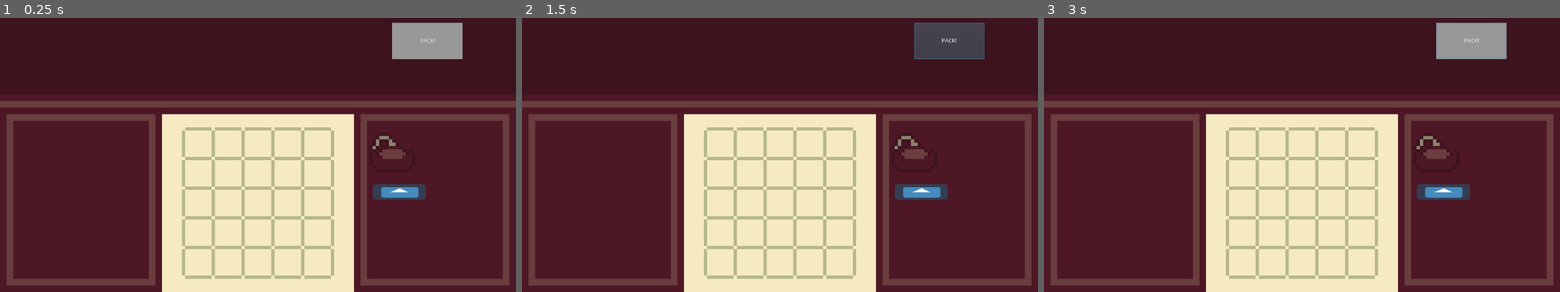
Above: before the commit, frames 1-3 (left to right).
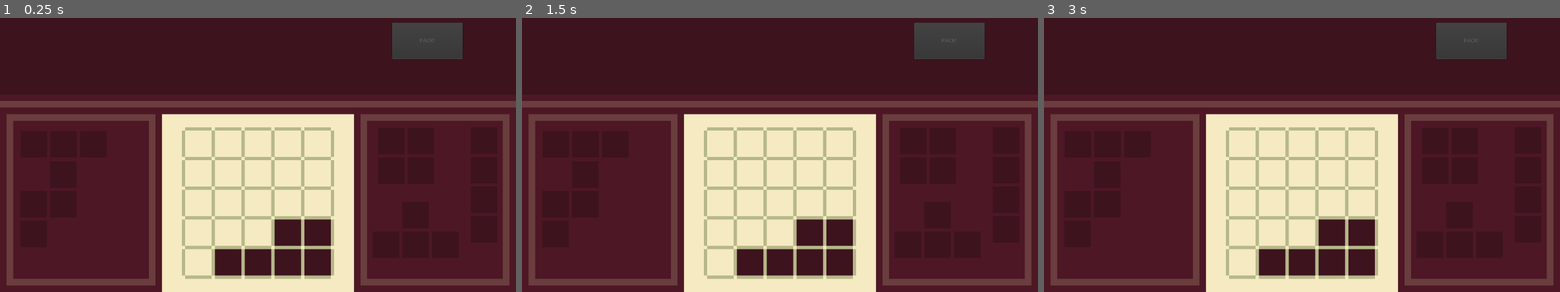
Above: after the commit, the same moments.

Repository: Mateus-Carmo31/godot-wild-jam-29
Game: Godot game, scene res://debug.tscn
Same seed, same stepped clock (60 frames per second), same inputs: the game is played once before the commit and once after it. The engine's default icon, where the game draws it, is replaced by a stand-in: a white triangle on a blue panel in a dark square.
Inputs (mouse positions are in pixels of both pictures, inside the frame that each line leads up to):
- Up to frame 1 (0.25 s): no input
- Up to frame 2 (1.5 s): click (950, 39) at 0.5 s, where only the run before the commit has a clickable "PACK!"; click (950, 39) at 1.25 s, where only the run before the commit has a clickable "PACK!"
- Up to frame 3 (3 s): click (1472, 39) at 2 s, where only the run before the commit has a clickable "PACK!"; tap Enter at 2.75 s; move the mouse to (1436, 152) at 2.77 s; click (1436, 152) at 2.92 s

The runs differ from the first frame. In frame 1, 5.7% of the frame differs, in the area x 41-90%, y 1-95%; in frame 2, 4.0%; in frame 3, 5.7%.

Commit message:
Começado trabalho no menu de níveis e finalizado nível debug

Diff:
--- a/game/Level.gd
+++ b/game/Level.gd
@@ -1,16 +1,7 @@
 extends Node
 
+onready var pack_button = $UI/Control/Button
+onready var table = $Table
 
-# Declare member variables here. Examples:
-# var a = 2
-# var b = "text"
-
-
-# Called when the node enters the scene tree for the first time.
-func _ready():
-	pass # Replace with function body.
-
-
-# Called every frame. 'delta' is the elapsed time since the previous frame.
-#func _process(delta):
-#	pass
+func _on_Table_table_updated(level_completed):
+	pack_button.disabled = !level_completed
--- a/game/Piece.gd
+++ b/game/Piece.gd
@@ -4,14 +4,18 @@
 export(Array, Vector2) var relative_spaces
 export(bool) var moveable = true
 export(bool) var rotatable = true
-export(bool) var starts_placed = false
+export(Vector2) var starts_placed_at = Vector2(-1,-1)
 export(bool) var victory_requirement = false
 
 onready var original_position : Vector2 = position
-onready var original_relatives = relative_spaces
+onready var original_relatives = relative_spaces.duplicate()
 var placed = false
 
 signal selected
+
+func _ready():
+	if starts_placed_at != Vector2(-1,-1):
+		placed = true
 
 func _input_event(viewport, event, shape_idx):
 	if event is InputEventMouseButton and event.button_index == BUTTON_LEFT:
--- a/game/Table.gd
+++ b/game/Table.gd
@@ -7,10 +7,17 @@
 
 var current_piece : Piece
 
+signal table_updated(level_completed)
+
 func _ready():
 	for child in get_children():
 		if child is Piece:
 			child.connect("selected", self, "select_piece", [child])
+
+			if child.starts_placed_at != Vector2(-1,-1):
+				child.position = map_to_world(child.starts_placed_at) + cell_size/2 + Vector2(0.5, 0.5)
+
+	update_table()
 
 func _input(event):
 
@@ -32,6 +39,7 @@
 func select_piece(piece):
 	current_piece = piece
 	current_piece.placed = false
+	emit_signal("table_updated", false) # The level can't be completed if a piece is being held
 
 func update_piece_pos(pos):
 	current_piece.position += pos/scale # Adjust for scaling by 12
@@ -48,11 +56,11 @@
 		for i in range(current_piece.relative_spaces.size()):
 			get_piece_space()[i] = rot_mat.xform(get_piece_space()[i])
 
-		print(current_piece.relative_spaces)
+#		print(current_piece.relative_spaces)
 		update_table()
 
 # Attempts to place a piece at a position.
-func try_place_piece():
+func can_place_piece():
 
 	var piece_pos = world_to_map(current_piece.position.round())
 
@@ -70,15 +78,17 @@
 
 		var map_pos = world_to_map(current_piece.position.round())
 
-		if(try_place_piece() == true):
+		if(can_place_piece() == true):
 			current_piece.placed = true
 		else:
 			current_piece.position = current_piece.original_position
+			current_piece.relative_spaces = current_piece.original_relatives.duplicate()
+			current_piece.rotation = 0
 			current_piece.placed = false
 
 		current_piece = null
 		update_table()
-		check_completion()
+		emit_signal("table_updated", check_completion())
 
 func update_table():
 
@@ -124,8 +134,7 @@
 			required_pieces_placed = false
 			break
 
-	if required_pieces_placed == true:
-		print("GAME ENDED")
+	return required_pieces_placed
 
 func is_in_board(pos):
 	var is_inside_x = pos.x >= 0 && pos.x < TABLE_SIZE.x
--- a/game/debug.tscn
+++ b/game/debug.tscn
@@ -2,16 +2,15 @@
 
 [ext_resource path="res://overlay.png" type="Texture" id=1]
 [ext_resource path="res://Table.gd" type="Script" id=2]
-[ext_resource path="res://icon.png" type="Texture" id=3]
 [ext_resource path="res://Piece.gd" type="Script" id=4]
 [ext_resource path="res://mockup2.png" type="Texture" id=5]
-[ext_resource path="res://mockup.png" type="Texture" id=6]
+[ext_resource path="res://blocks.png" type="Texture" id=6]
 [ext_resource path="res://Level.gd" type="Script" id=7]
 
-[sub_resource type="StyleBoxFlat" id=4]
+[sub_resource type="StyleBoxFlat" id=1]
 border_width_left = 1
 
-[sub_resource type="TileSet" id=1]
+[sub_resource type="TileSet" id=2]
 0/name = "occupied"
 0/texture = ExtResource( 1 )
 0/tex_offset = Vector2( 0, 0 )
@@ -69,11 +68,14 @@
 3/shapes = [  ]
 3/z_index = 0
 
-[sub_resource type="RectangleShape2D" id=2]
-extents = Vector2( 7.1174, 5.9884 )
+[sub_resource type="RectangleShape2D" id=5]
+extents = Vector2( 7, 7 )
+
+[sub_resource type="RectangleShape2D" id=4]
+extents = Vector2( 3.09401, 16.6633 )
 
 [sub_resource type="RectangleShape2D" id=3]
-extents = Vector2( 64.5486, 32.7492 )
+extents = Vector2( 12.3976, 3.41557 )
 
 [node name="Level" type="Node"]
 script = ExtResource( 7 )
@@ -83,7 +85,9 @@
 [node name="Control" type="Control" parent="UI"]
 anchor_right = 1.0
 anchor_bottom = 1.0
-__meta__ = {
+mouse_filter = 2
+__meta__ = {
+"_edit_lock_": true,
 "_edit_use_anchors_": false
 }
 
@@ -94,21 +98,28 @@
 margin_top = 82.0
 margin_right = -129.0
 margin_bottom = -566.0
-custom_styles/normal = SubResource( 4 )
+focus_mode = 0
+custom_styles/normal = SubResource( 1 )
+disabled = true
+shortcut_in_tooltip = false
+enabled_focus_mode = 0
 text = "PACK!"
 __meta__ = {
 "_edit_use_anchors_": false
 }
 
-[node name="Table" type="Sprite" parent="."]
+[node name="TableBackgroud" type="Sprite" parent="."]
 scale = Vector2( 8, 8 )
 texture = ExtResource( 5 )
 centered = false
-
-[node name="TileMap" type="TileMap" parent="."]
+__meta__ = {
+"_edit_lock_": true
+}
+
+[node name="Table" type="TileMap" parent="."]
 position = Vector2( 440, 336 )
 scale = Vector2( 8, 8 )
-tile_set = SubResource( 1 )
+tile_set = SubResource( 2 )
 cell_size = Vector2( 9, 9 )
 cell_quadrant_size = 1
 format = 1
@@ -117,8 +128,8 @@
 "_edit_lock_": true
 }
 
-[node name="Piece" type="Area2D" parent="TileMap"]
-position = Vector2( 60.3176, 4.89262 )
+[node name="Piece" type="Area2D" parent="Table"]
+position = Vector2( 63.1929, 4.08945 )
 monitoring = false
 monitorable = false
 script = ExtResource( 4 )
@@ -128,34 +139,121 @@
 relative_spaces = [ Vector2( 1, 0 ), Vector2( 0, 1 ), Vector2( 1, 1 ) ]
 victory_requirement = true
 
-[node name="Sprite" type="Sprite" parent="TileMap/Piece"]
-position = Vector2( 3.32437, 2.71568 )
-texture = ExtResource( 6 )
-region_enabled = true
-region_rect = Rect2( 17, 1, 14, 12 )
-
-[node name="CollisionShape2D" type="CollisionShape2D" parent="TileMap/Piece"]
-visible = false
-position = Vector2( 3.18391, 2.71568 )
-shape = SubResource( 2 )
-
-[node name="Piece2" type="Area2D" parent="TileMap"]
-position = Vector2( 61.7646, 19.5196 )
-scale = Vector2( 0.125, 0.075 )
-monitoring = false
-monitorable = false
-script = ExtResource( 4 )
-__meta__ = {
-"_edit_group_": true
-}
-relative_spaces = [ Vector2( 1, 0 ) ]
-
-[node name="Sprite" type="Sprite" parent="TileMap/Piece2"]
-position = Vector2( -32.0917, -30.6759 )
-scale = Vector2( 2, 1 )
-texture = ExtResource( 3 )
-centered = false
-
-[node name="CollisionShape2D" type="CollisionShape2D" parent="TileMap/Piece2"]
-position = Vector2( 32.2373, 1.65662 )
+[node name="Sprite" type="Sprite" parent="Table/Piece"]
+texture = ExtResource( 6 )
+offset = Vector2( 4.5, 4.5 )
+region_enabled = true
+region_rect = Rect2( 41, 31, 17, 17 )
+
+[node name="CollisionShape2D" type="CollisionShape2D" parent="Table/Piece"]
+visible = false
+position = Vector2( 4.42274, 4.42645 )
+shape = SubResource( 5 )
+
+[node name="Piece2" type="Area2D" parent="Table"]
+position = Vector2( 91.4023, 13.0538 )
+monitoring = false
+monitorable = false
+script = ExtResource( 4 )
+__meta__ = {
+"_edit_group_": true
+}
+relative_spaces = [ Vector2( 0, -1 ), Vector2( 0, 1 ), Vector2( 0, 2 ) ]
+
+[node name="Sprite" type="Sprite" parent="Table/Piece2"]
+texture = ExtResource( 6 )
+offset = Vector2( 0, 4.5 )
+region_enabled = true
+region_rect = Rect2( 1, 1, 8, 35 )
+
+[node name="CollisionShape2D" type="CollisionShape2D" parent="Table/Piece2"]
+visible = false
+position = Vector2( 0, 4.38519 )
+shape = SubResource( 4 )
+
+[node name="Piece3" type="Area2D" parent="Table"]
+position = Vector2( 70.6128, 35.659 )
+monitoring = false
+monitorable = false
+script = ExtResource( 4 )
+__meta__ = {
+"_edit_group_": true
+}
+relative_spaces = [ Vector2( -1, 0 ), Vector2( 0, -1 ), Vector2( 1, 0 ) ]
+
+[node name="Sprite" type="Sprite" parent="Table/Piece3"]
+texture = ExtResource( 6 )
+offset = Vector2( 0, -4.5 )
+region_enabled = true
+region_rect = Rect2( 11, 1, 26, 17 )
+
+[node name="CollisionShape2D" type="CollisionPolygon2D" parent="Table/Piece3"]
+visible = false
+position = Vector2( -0.0648956, -2.25196 )
+polygon = PoolVector2Array( -11, 5, 11, 5, 0, -10 )
+
+[node name="Piece4" type="Area2D" parent="Table"]
+position = Vector2( -35.7474, 5.1791 )
+monitoring = false
+monitorable = false
+script = ExtResource( 4 )
+__meta__ = {
+"_edit_group_": true
+}
+relative_spaces = [ Vector2( -1, 0 ), Vector2( 1, 0 ) ]
+victory_requirement = true
+
+[node name="Sprite" type="Sprite" parent="Table/Piece4"]
+texture = ExtResource( 6 )
+region_enabled = true
+region_rect = Rect2( 11, 22, 26, 8 )
+
+[node name="CollisionShape2D" type="CollisionShape2D" parent="Table/Piece4"]
+visible = false
 shape = SubResource( 3 )
+
+[node name="Piece5" type="Area2D" parent="Table"]
+position = Vector2( -44.8627, 23.3507 )
+monitoring = false
+monitorable = false
+script = ExtResource( 4 )
+__meta__ = {
+"_edit_group_": true
+}
+relative_spaces = [ Vector2( 1, 0 ), Vector2( 1, -1 ), Vector2( 0, 1 ) ]
+victory_requirement = true
+
+[node name="Sprite" type="Sprite" parent="Table/Piece5"]
+texture = ExtResource( 6 )
+offset = Vector2( 4.5, 0 )
+region_enabled = true
+region_rect = Rect2( 39, 1, 17, 26 )
+
+[node name="CollisionShape2D" type="CollisionPolygon2D" parent="Table/Piece5"]
+visible = false
+position = Vector2( 4.5, 0 )
+polygon = PoolVector2Array( -7, 12, -7, -3, 7, -12, 7, 3 )
+
+[node name="Piece6" type="Area2D" parent="Table"]
+position = Vector2( -26.4744, 41.1143 )
+monitoring = false
+monitorable = false
+script = ExtResource( 4 )
+__meta__ = {
+"_edit_group_": true
+}
+relative_spaces = [ Vector2( 1, 0 ), Vector2( -1, 0 ), Vector2( -2, 0 ), Vector2( 0, -1 ), Vector2( 1, -1 ) ]
+starts_placed_at = Vector2( 3, 4 )
+victory_requirement = true
+
+[node name="Sprite" type="Sprite" parent="Table/Piece6"]
+texture = ExtResource( 6 )
+offset = Vector2( -4.5, -4.5 )
+region_enabled = true
+region_rect = Rect2( 1, 36, 35, 17 )
+
+[node name="CollisionShape2D" type="CollisionPolygon2D" parent="Table/Piece6"]
+visible = false
+position = Vector2( -0.466232, 9.60139 )
+polygon = PoolVector2Array( 12.4051, -21.0413, 12.3426, -6.85378, -19.9074, -6.85378, -19.9074, -12.6663, -5.28238, -12.6663, -1.84488, -20.9788 )
+[connection signal="table_updated" from="Table" to="." method="_on_Table_table_updated"]
--- /dev/null
+++ b/game/level_select.tscn
@@ -0,0 +1,8 @@
+[gd_scene format=2]
+
+[node name="Control" type="Control"]
+anchor_right = 1.0
+anchor_bottom = 1.0
+__meta__ = {
+"_edit_use_anchors_": false
+}
Binary file added: game/blocks.png
Not shown, added: game/blocks.png.import
Not shown, added: art_workspace/blocks.aseprite
Not shown, added: art_workspace/blocks.png
Not shown, added: art_workspace/level_markers.aseprite
Not shown, added: ideas.txt
